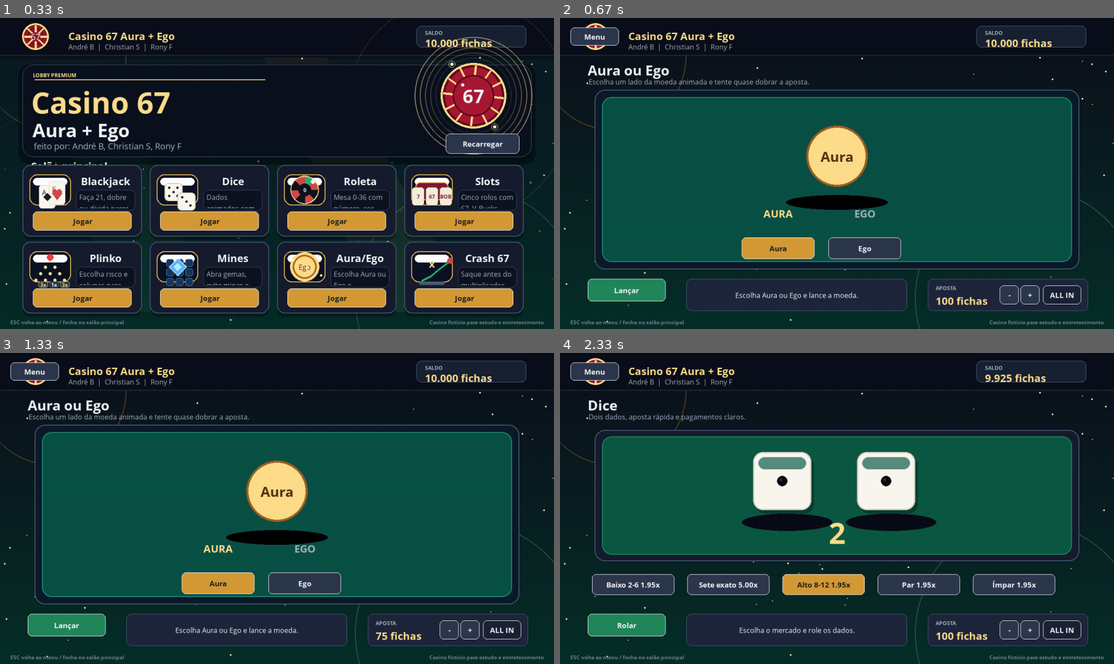
Above: before the commit, frames 1-4 (two rows, left to right).
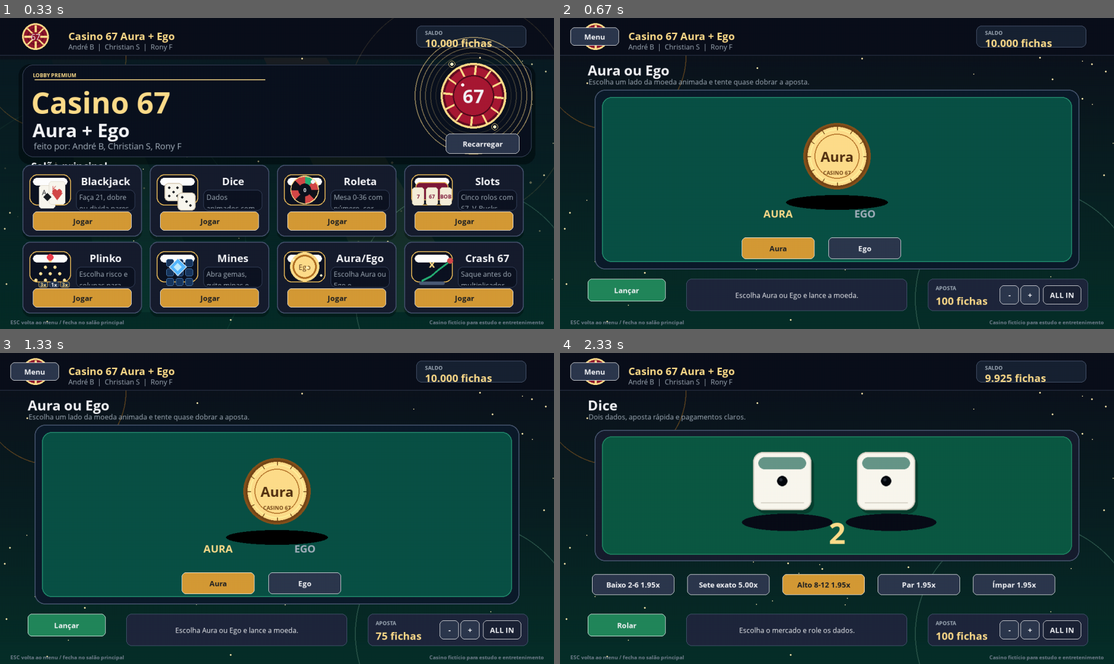
Above: after the commit, the same moments.

Repository: AndreBisker/Projeto-Pygame-Design-de-Software
Game: pygame game, started from main.py
Two runs of this game, one before a commit and one after it. Both use one fixed random seed, a clock stepped at 60 frames per second and the inputs below.
Inputs (mouse positions are in pixels of both pictures, inside the frame that each line leads up to):
- Up to frame 1 (0.33 s): no input
- Up to frame 2 (0.67 s): click "Jogar" at 0.38 s
- Up to frame 3 (1.33 s): click "-" at 0.72 s; press the mouse at (304, 583) at 1.03 s; move the mouse to (293, 489) at 1.13 s; release the mouse at (282, 396) at 1.27 s
- Up to frame 4 (2.33 s): click "Lançar" at 1.38 s; click "67" at 1.72 s; click "Jogar" at 2.05 s

Frame 1 is identical in both runs. In frame 2, 0.7% of the frame differs, in the area x 43-57%, y 33-56%; in frame 3, 0.7%; in frame 4, less than 0.1%.

Commit message:
ajustes esteticos do rony frid

Diff:
--- a/main.py
+++ b/main.py
@@ -364,7 +364,7 @@
     def all_in_bet(self):
         if not self.can_change_bet():
             return
-        self.bet = min(self.max_bet, max(self.min_bet, self.app.balance))
+        self.bet = max(self.min_bet, self.app.balance)
 
 
 class MenuScene(Scene):
@@ -698,16 +698,16 @@
             player_value = self.hand_value(hand)
             stake = self.hand_stakes[index]
             if player_value > 21:
-                summaries.append(f"M{index + 1}: perdeu ({player_value})")
+                summaries.append(f"Você perdeu ({player_value})")
             elif dealer_value > 21 or player_value > dealer_value:
                 payout = stake * 2
                 total_payout += payout
-                summaries.append(f"M{index + 1}: venceu {player_value}x{dealer_value}")
+                summaries.append(f"Você venceu {player_value}x{dealer_value}")
             elif player_value == dealer_value:
                 total_payout += stake
-                summaries.append(f"M{index + 1}: empate {player_value}")
+                summaries.append(f"Você empatou em {player_value}")
             else:
-                summaries.append(f"M{index + 1}: perdeu {player_value}x{dealer_value}")
+                summaries.append(f"Você perdeu {player_value}x{dealer_value}")
         if total_payout:
             self.app.balance += total_payout
         self.message = f"{'; '.join(summaries)}. Pagamento: {br_money(total_payout)}."
@@ -838,6 +838,8 @@
         self.die_offsets = [(0, 0), (0, 0)]
         self.roll_trails = [[], []]
         self.table_shake = 0.0
+        self.die_start_offsets = [(0, 0), (0, 0)]
+        self.die_spin_start = [0, 0]
         self.pending_result = None
         self.message = "Escolha o mercado e role os dados."
 
@@ -872,7 +874,9 @@
         self.roll_elapsed = 0.0
         self.rolling = self.roll_duration
         self.pending_result = [random.randint(1, 6), random.randint(1, 6)]
-        self.die_angles = [random.uniform(-80, 80), random.uniform(-80, 80)]
+        self.die_start_offsets = [(-260, -78), (260, -92)]
+        self.die_spin_start = [random.choice([-1, 1]) * random.randint(900, 1260), random.choice([-1, 1]) * random.randint(900, 1260)]
+        self.die_angles = self.die_spin_start[:]
         self.roll_trails = [[], []]
         self.table_shake = 1.0
         self.message = "Os dados saltaram na mesa..."
@@ -882,23 +886,23 @@
             self.roll_elapsed += dt
             self.rolling -= dt
             progress = clamp(self.roll_elapsed / self.roll_duration, 0, 1)
-            energy = (1 - progress) ** 1.85
-            ease = 1 - (1 - progress) ** 4
+            energy = (1 - progress) ** 1.7
+            ease = 1 - (1 - progress) ** 3
             self.table_shake = energy
             for i in range(2):
-                if random.random() < 0.45 + energy * 0.35:
+                if random.random() < 0.35 + energy * 0.45:
                     self.dice[i] = random.randint(1, 6)
-                direction = 1 if i == 0 else -1
-                spin = direction * (1440 * (1 - ease) + 120 * math.sin(self.roll_elapsed * 16 + i))
-                wobble = math.sin((self.roll_elapsed * 28) + i * 1.7) * 28 * energy
-                hop = abs(math.sin((self.roll_elapsed * 13) + i * 0.9)) * 82 * energy
-                slide = math.cos(self.roll_elapsed * 9 + i * 1.2) * 86 * energy
-                drift = direction * math.sin(progress * math.pi) * 60
-                self.die_angles[i] = spin + wobble
-                self.die_offsets[i] = (int(slide + drift), -int(hop))
+                sx, sy = self.die_start_offsets[i]
+                roll_x = sx * (1 - ease)
+                roll_y = sy * (1 - ease)
+                bounce = abs(math.sin(progress * math.pi * 4.5 + i * 0.6)) * 88 * energy
+                jitter_x = math.sin(self.roll_elapsed * 18 + i) * 16 * energy
+                jitter_y = math.sin(self.roll_elapsed * 23 + i * 1.4) * 7 * energy
+                self.die_angles[i] = self.die_spin_start[i] * (1 - ease) + math.sin(self.roll_elapsed * 20 + i) * 18 * energy
+                self.die_offsets[i] = (int(roll_x + jitter_x), int(roll_y - bounce + jitter_y))
                 base_x = 450 if i == 0 else 690
                 self.roll_trails[i].append((base_x + 67 + self.die_offsets[i][0], 235 + 67 + self.die_offsets[i][1], energy))
-                self.roll_trails[i] = self.roll_trails[i][-10:]
+                self.roll_trails[i] = self.roll_trails[i][-12:]
             if self.rolling <= 0:
                 self.dice = self.pending_result
                 self.die_angles = [0, 0]
@@ -933,7 +937,8 @@
         local = pygame.Rect(8, 6, rect.w, rect.h)
         pygame.draw.rect(die_surface, (0, 0, 0, 70), pygame.Rect(14, 14, rect.w, rect.h), border_radius=22)
         rounded_rect(die_surface, local, CARD, 22, 3, (216, 210, 198))
-        pygame.draw.rect(die_surface, (255, 255, 255, 80), pygame.Rect(local.x + 12, local.y + 12, local.w - 24, 28), border_radius=14)
+        pygame.draw.rect(die_surface, (255, 255, 255, 95), pygame.Rect(local.x + 12, local.y + 12, local.w - 24, 28), border_radius=14)
+        pygame.draw.line(die_surface, (210, 205, 193), (local.x + 18, local.bottom - 18), (local.right - 18, local.bottom - 18), 2)
         spots = {
             1: [(0.5, 0.5)],
             2: [(0.28, 0.28), (0.72, 0.72)],
@@ -1866,8 +1871,9 @@
         self.result = None
         self.flipping = 0.0
         self.flip_elapsed = 0.0
-        self.flip_duration = 1.35
+        self.flip_duration = 1.55
         self.coin_spin = 0.0
+        self.coin_tilt = 0.0
         self.message = "Escolha Aura ou Ego e lance a moeda."
 
     def can_change_bet(self):
@@ -1902,7 +1908,9 @@
             self.flip_elapsed += dt
             self.flipping -= dt
             progress = clamp(self.flip_elapsed / self.flip_duration, 0, 1)
-            self.coin_spin = progress * math.tau * 7
+            ease = 1 - (1 - progress) ** 3
+            self.coin_spin = ease * math.tau * 8
+            self.coin_tilt = math.sin(progress * math.pi * 2.5) * (1 - progress)
             if self.flipping <= 0:
                 win = self.result == self.choice
                 if win:
@@ -1914,17 +1922,30 @@
 
     def draw_coin(self, surface, center):
         progress = clamp(self.flip_elapsed / self.flip_duration, 0, 1) if self.flip_duration else 1
-        lift = math.sin(progress * math.pi) * 90 if self.flipping > 0 else 0
-        width = max(16, int(142 * abs(math.cos(self.coin_spin))))
-        coin_rect = pygame.Rect(0, 0, width, 142)
-        coin_rect.center = (center[0], int(center[1] - lift))
+        lift = math.sin(progress * math.pi) * 92 if self.flipping > 0 else 0
+        tilt_shift = int(self.coin_tilt * 18) if self.flipping > 0 else 0
+        width = max(18, int(146 * abs(math.cos(self.coin_spin))))
+        coin_rect = pygame.Rect(0, 0, width, 146)
+        coin_rect.center = (center[0] + tilt_shift, int(center[1] - lift))
         pygame.draw.ellipse(surface, (0, 0, 0, 85), pygame.Rect(center[0] - 118, center[1] + 90, 236, 34))
+        edge_rect = coin_rect.inflate(10, 8)
+        pygame.draw.ellipse(surface, (134, 82, 28), edge_rect)
         pygame.draw.ellipse(surface, GOLD_2, coin_rect)
-        pygame.draw.ellipse(surface, (159, 96, 34), coin_rect, 5)
+        pygame.draw.ellipse(surface, (116, 70, 24), coin_rect, 5)
+        pygame.draw.ellipse(surface, (255, 240, 154), coin_rect.inflate(-20, -20), 3)
+        pygame.draw.ellipse(surface, (173, 107, 35), coin_rect.inflate(-42, -42), 2)
+        for angle in range(0, 360, 30):
+            rad = math.radians(angle)
+            x1 = coin_rect.centerx + int(math.cos(rad) * width * 0.42)
+            y1 = coin_rect.centery + int(math.sin(rad) * 61)
+            x2 = coin_rect.centerx + int(math.cos(rad) * width * 0.48)
+            y2 = coin_rect.centery + int(math.sin(rad) * 70)
+            pygame.draw.line(surface, (118, 72, 24), (x1, y1), (x2, y2), 2)
         face = self.result if self.flipping <= 0 and self.result else ("heads" if math.cos(self.coin_spin) >= 0 else "tails")
         label = "Aura" if face == "heads" else "Ego"
-        if width > 44:
+        if width > 48:
             draw_text(surface, label, self.app.fonts["h2"], (83, 49, 18), coin_rect.center, "center")
+            draw_text(surface, "CASINO 67", self.app.fonts["tiny"], (116, 70, 24), (coin_rect.centerx, coin_rect.centery + 38), "center")
 
     def draw(self, surface):
         self.draw_panel_title(surface, "Aura ou Ego", "Escolha um lado da moeda animada e tente quase dobrar a aposta.")
